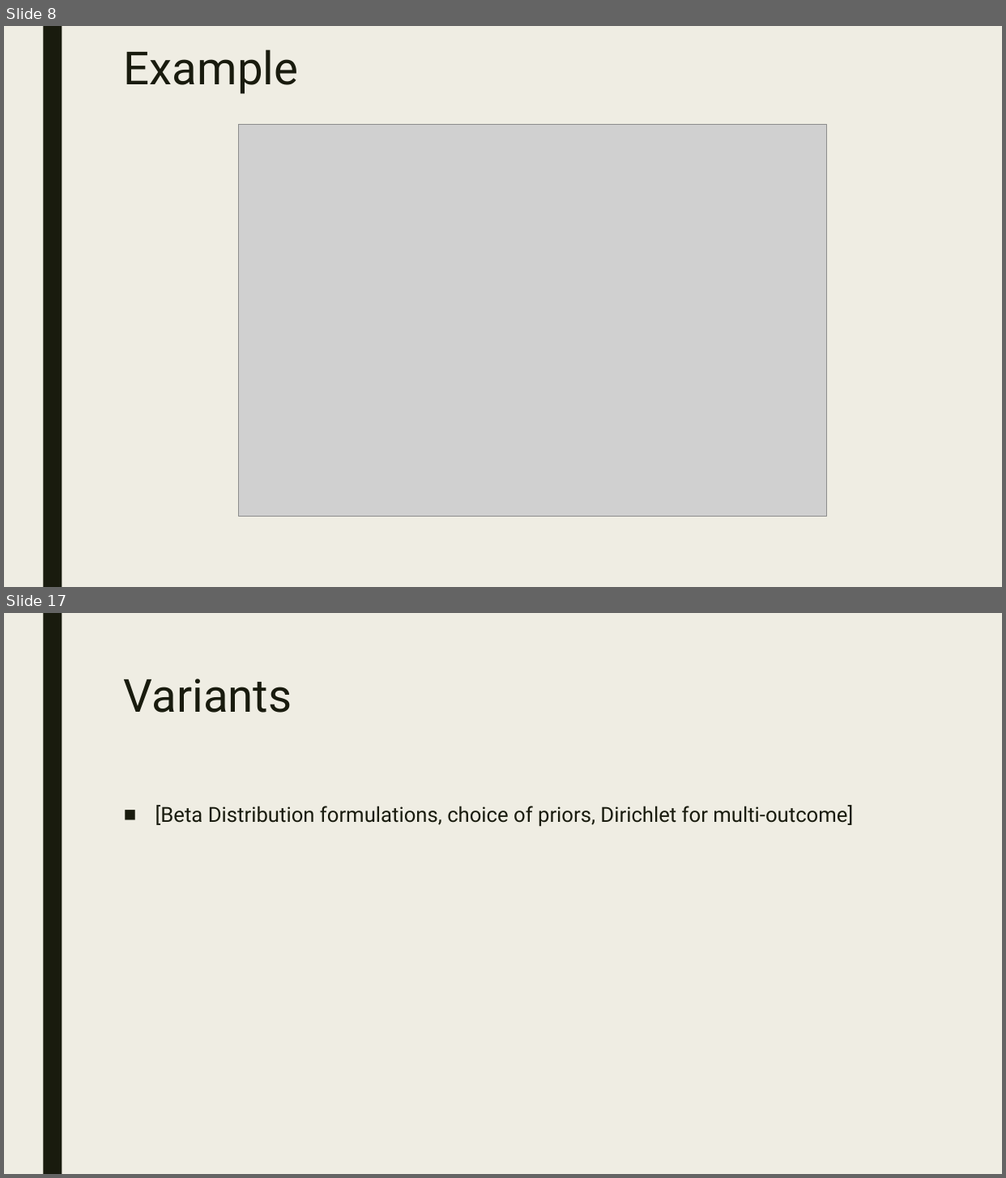
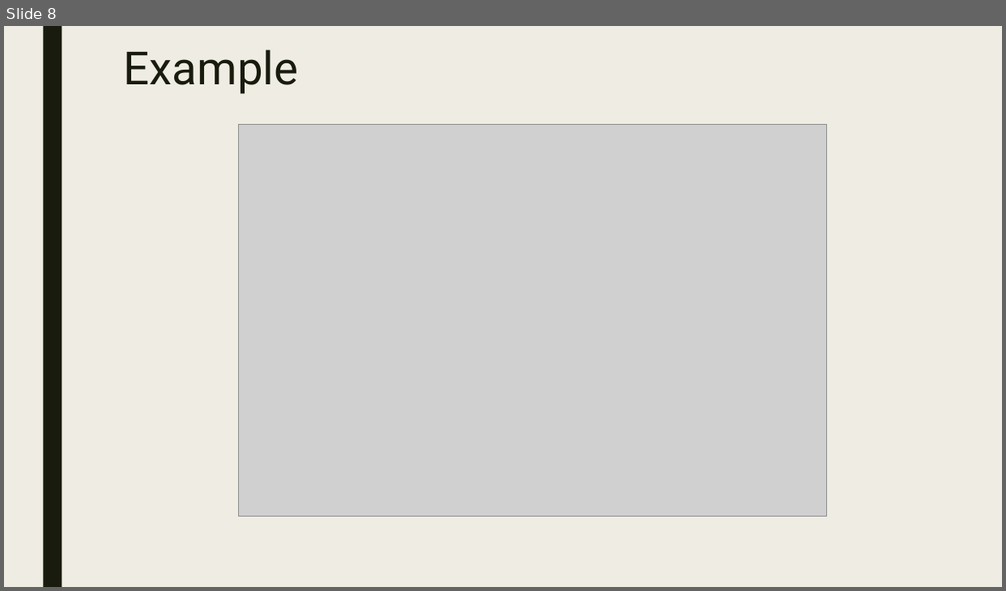
Before and after one commit to CourseReps/ECEN689-Fall2018, a slide deck: Students/siddharthajit/Tutorial Presentation/Thompson Sampling.pptx. Shown one above the other, each under a label of ours: slides 8 and 17 before the commit, slide 8 after it; the slides between them are not shown. The pictures are 1006x1178 and 1006x591 pixels, drawn with LibreOffice and Linux fonts; fonts in the diff are those of the drawing; grey boxes stand for pictures. Boxes give left, top, right and bottom in pixels: in the first picture for what was removed or moved away, otherwise in the second. Text is boxed around its words. In the diff, an @@ line names an element or a change of style, - is before the commit and + after.

```diff
--- a/Students/siddharthajit/Tutorial Presentation/Thompson Sampling.pptx
+++ b/Students/siddharthajit/Tutorial Presentation/Thompson Sampling.pptx
@@ slide 17 removed at bbox=[4, 613, 1002, 1174], background #EFEDE3; not listed: 1 template element that a slide beside it also shows @@
@@ title removed at bbox=[124, 679, 292, 713] @@
-Variants
@@ text removed at bbox=[155, 805, 853, 827] @@
-■ [Beta Distribution formulations, choice of priors, Dirichlet for multi-outcome]
```
Also in this commit, not shown: 9 slides changed, 6 slides added, 5 other slides removed.
